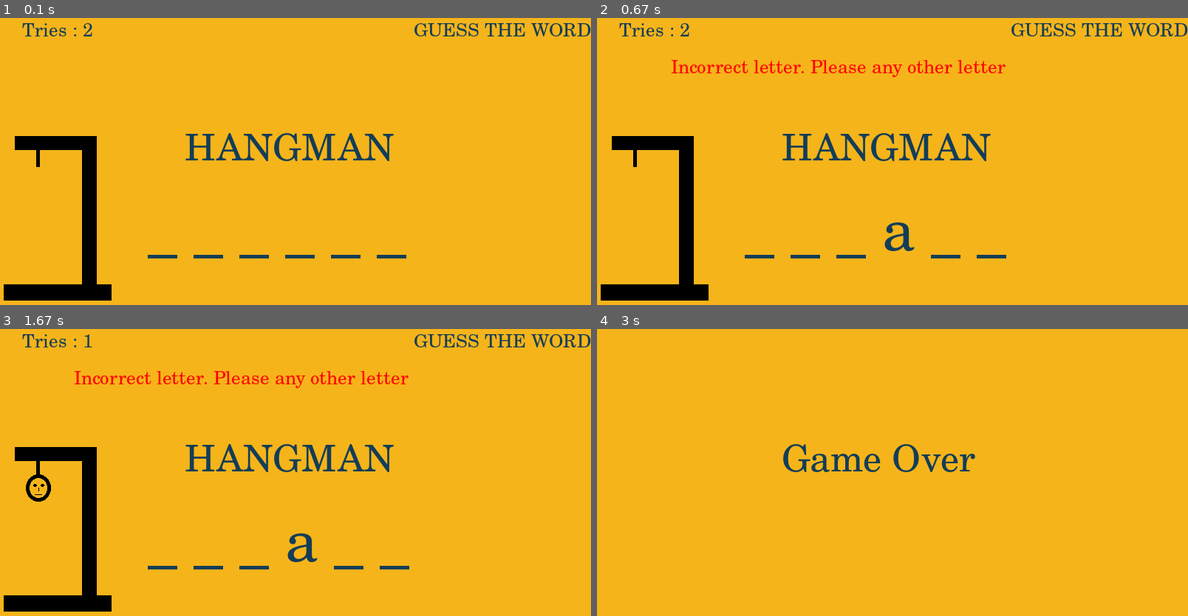
Above: before the commit, frames 1-4 (two rows, left to right).
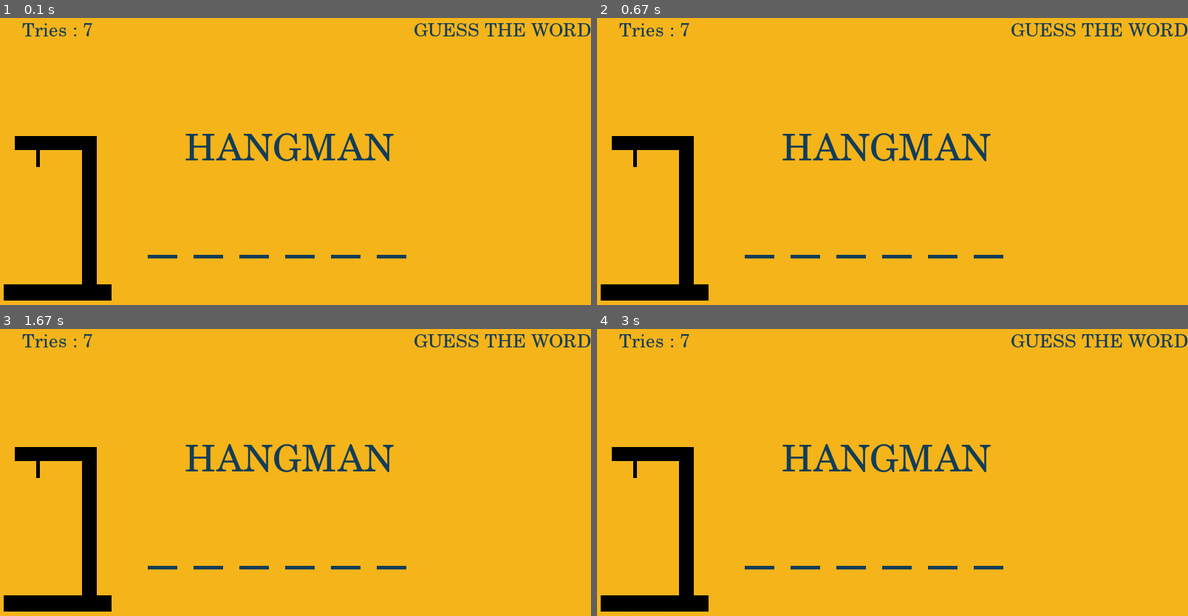
Above: after the commit, the same moments.

Repository: SunManGH/PyGame02-Hangman
Game: pygame game, started from game0.2.py
Two runs of this game, one before a commit and one after it. Both use one fixed random seed, a clock stepped at 60 frames per second and the inputs below.
Inputs:
- Up to frame 1 (0.1 s): no input
- Up to frame 2 (0.67 s): type "ann" at 0.33 s
- Up to frame 3 (1.67 s): tap Enter at 0.67 s
- Up to frame 4 (3 s): no input

The runs differ from the first frame. In frame 1, less than 0.1% of the frame differs, in the area x 14-16%, y 1-7%; in frame 2, 1.2%; in frame 3, 1.4%; in frame 4, 5.7%, in the area x 0-100%, y 1-99%.

Commit message:
bugfix: hangman08 doesn't show

Diff:
--- a/game0.2.py
+++ b/game0.2.py
@@ -6,10 +6,9 @@
 
 # initilize the game
 pygame.init()
-pygame.font.init()
 
 # Create the screen
-screen = pygame.display.set_mode((800,600))
+screen = pygame.display.set_mode((800, 600))
 
 # Set title
 pygame.display.set_caption('Hangman')
@@ -17,89 +16,102 @@
 # Set a word to guess
 # https://www.thegamegal.com/word-generator/
 word_list = [
-'preach',
-'encourage',
-'cook',
-'regret',
-'sit',
-'dive',
-'wish',
-'fall',
-'maintain',
-'haunt',
+    'preach',
+    'encourage',
+    'cook',
+    'regret',
+    'sit',
+    'dive',
+    'wish',
+    'fall',
+    'maintain',
+    'haunt',
 ]
 theWord = random.choice(word_list)
 lenOfWorld = len(theWord)
 print(theWord)
 
-# theWord = 'W e l c o m e'
-
 # Set Lives
-lives=2
-
+lives = 7
 
 # Letters guessed
 guessed = []
 
 # Formatting text
-def format_my_text(myText, fontName: str = 'Century',fontSize: int = 25,fontColor = (19,61,87)):
+
+
+def format_my_text(myText, fontName: str = 'Century', fontSize: int = 25, fontColor=(19, 61, 87)):
     f = pygame.font.SysFont(fontName, fontSize)
     fsurf = f.render("{}".format(myText), True, fontColor)
     return fsurf
 
-# Keyboard text
+
+# variables
 tried = False
 wrongLetter = False
 imageNo = 1
+Game_Over = False
 
 # Set Labels
-Heading_Label = format_my_text('HANGMAN',fontSize=50)
-GameOver = format_my_text('Game Over',fontSize=50)
+Heading_Label = format_my_text('HANGMAN', fontSize=50)
+GameOver_Label = format_my_text('Game Over', fontSize=50)
+YouWon_Label = format_my_text('Good Job', fontSize=50)
 guessTheWord_Label = format_my_text('GUESS THE WORD')
 tries_Label = format_my_text(f'Tries : {lives}')
-triedAlready = format_my_text(f'You have alreay tried. Please choose another letter',fontColor='white')
-enteredWrongLetter = format_my_text(f'Incorrect letter. Please any other letter',fontColor='red')
+triedAlready = format_my_text(f'You have alreay tried. Please choose another letter', fontColor='white')
+enteredWrongLetter = format_my_text(f'Incorrect letter. Please any other letter', fontColor='red')
 
 # Draw The Word
+
+
 def DrawTheWord():
-    display_word = ""
-    for letter in theWord:
-        if letter in guessed:
-            display_word += letter+' '
-        else:
-            display_word += '_ '
+    global Game_Over
+    if Game_Over is False:
+        display_word = ""
 
-    Word_Label = format_my_text(display_word,fontSize=80)
-    screen.blit(Word_Label,(200,300))
+        for letter in theWord:
+            if letter in guessed:
+                display_word += letter+' '
+            else:
+                display_word += '_ '
+
+        if "_" not in display_word:
+            Game_Over = True
+
+        Word_Label = format_my_text(display_word, fontSize=80)
+        screen.blit(Word_Label, (200, 300))
 
 # display Name,Tries, Title
+
+
 def DrawStartScreen():
     global lives
-    if lives > 0:
-        global tried
-        global wrongLetter
-        global imageNo
+    global tried
+    global wrongLetter
+    global imageNo
 
-        # Set image
-        hangmanImage = pygame.image.load(f'Images\hangman0{imageNo}.png')
-        screen.blit(hangmanImage,(0,200))
+    # Set image
+    hangmanImage = pygame.image.load(f'Images\hangman0{imageNo}.png')
+    screen.blit(hangmanImage, (0, 200))
+    print(imageNo)
 
-        screen.blit(Heading_Label,(250,200))
-        screen.blit(guessTheWord_Label,(560,50))
-        screen.blit(format_my_text(f'Tries : {lives}'),(30,50))
+    if lives > 0 and Game_Over is False:
+        screen.blit(Heading_Label, (250, 200))
+        screen.blit(guessTheWord_Label, (560, 50))
+        screen.blit(format_my_text(f'Tries : {lives}'), (30, 50))
 
         if tried is True:
             DrawTheWord()
-            screen.blit(triedAlready,(100,100))
+            screen.blit(triedAlready, (100, 100))
             # Update the screen
             pygame.display.update()
             sleep(1)
 
-        if wrongLetter is True and lives > 0:
+        if wrongLetter is True:
             lives -= 1
             imageNo += 1
             DrawTheWord()
-            screen.blit(enteredWrongLetter,(100,100))
+            screen.blit(enteredWrongLetter, (100, 100))
             # Update the screen
             pygame.display.update()
             sleep(1)
@@ -107,39 +119,56 @@
         tried = False
         wrongLetter = False
 
+
 # Game loop
 running = True
 while running:
-    # Hangman background
-    screen.fill((245,180,26))
+    if lives > 0 and Game_Over is False:
+        # Hangman background
+        screen.fill((245, 180, 26))
 
-    DrawStartScreen()
-    DrawTheWord()
-    # Close the game if we QUIT
+        DrawStartScreen()
+        DrawTheWord()
+        # Close the game if we QUIT
+        for event in pygame.event.get():
+            if event.type == pygame.QUIT:
+                running = False
+            elif event.type == pygame.KEYDOWN:
+                if event.key == pygame.K_RETURN:
+                    print(text)
+                    text = ''
+                elif event.key == pygame.K_BACKSPACE:
+                    text = text[:-1]
+                else:
+                    text = event.unicode
+                    if text in theWord:
+                        if text in guessed:
+                            tried = True
+                        else:
+                            guessed.append(text)
+                            tried = False
+                    else:
+                        wrongLetter = True
+
+        # Update the screen
+        pygame.display.update()
+
+    if lives == 0 and Game_Over is False:
+        screen.fill((245, 180, 26))
+        hangmanImage = pygame.image.load(f'Images\hangman08.png')
+        screen.blit(hangmanImage, (0, 200))
+        pygame.display.update()
+        sleep(1)
+        screen.fill((245, 180, 26))
+        screen.blit(GameOver_Label, (250, 200))
+        pygame.display.update()
+        Game_Over = True
+
+    if lives > 0 and Game_Over is True:
+        screen.fill((245, 180, 26))
+        screen.blit(YouWon_Label, (250, 200))
+        pygame.display.update()
+
     for event in pygame.event.get():
         if event.type == pygame.QUIT:
             running = False
-        elif event.type == pygame.KEYDOWN:
-            if event.key == pygame.K_RETURN:
-                print(text)
-                text = ''
-            elif event.key == pygame.K_BACKSPACE:
-                text = text[:-1]
-            else:
-                text = event.unicode
-                if text in theWord:
-                    if text in guessed:
-                        tried = True
-                    else:
-                        guessed.append(text)
-                        tried = False
-                else:
-                    wrongLetter = True
-
-    if lives == 0:
-        screen.fill((245,180,26))
-        screen.blit(GameOver,(250,200))
-        pygame.display.update()
-    else:
-        # Update the screen
-        pygame.display.update()
